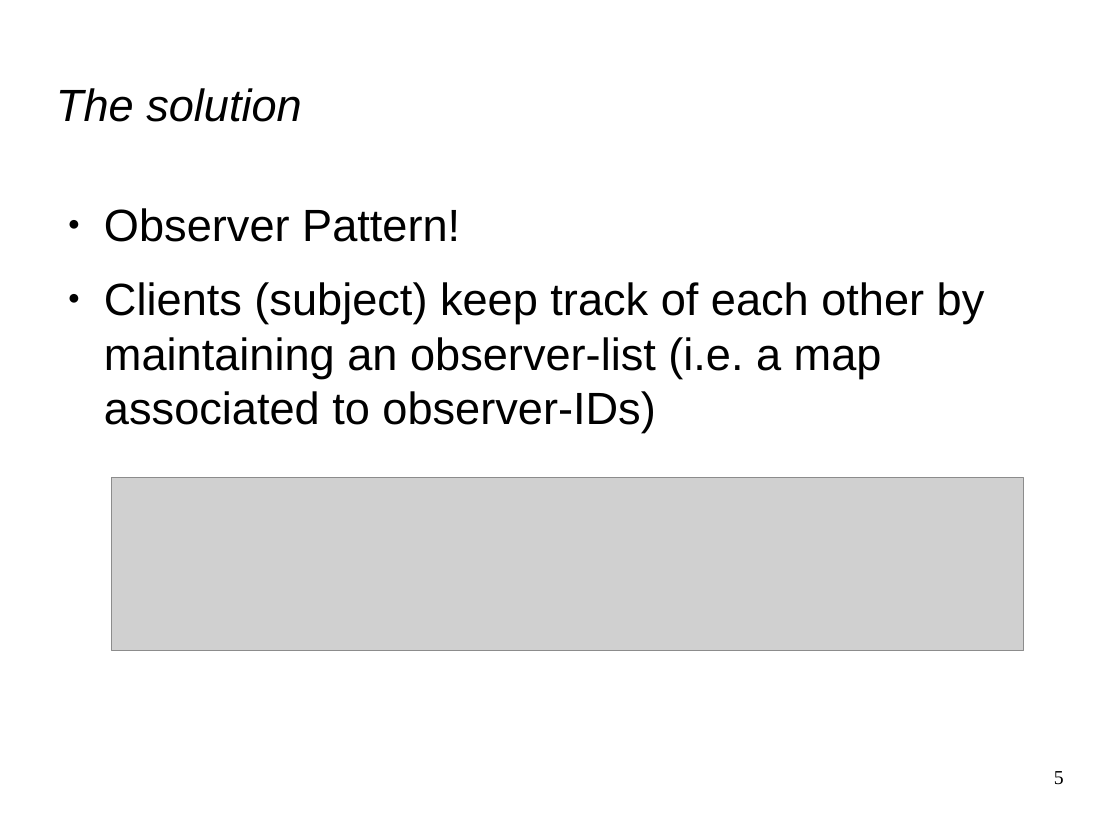
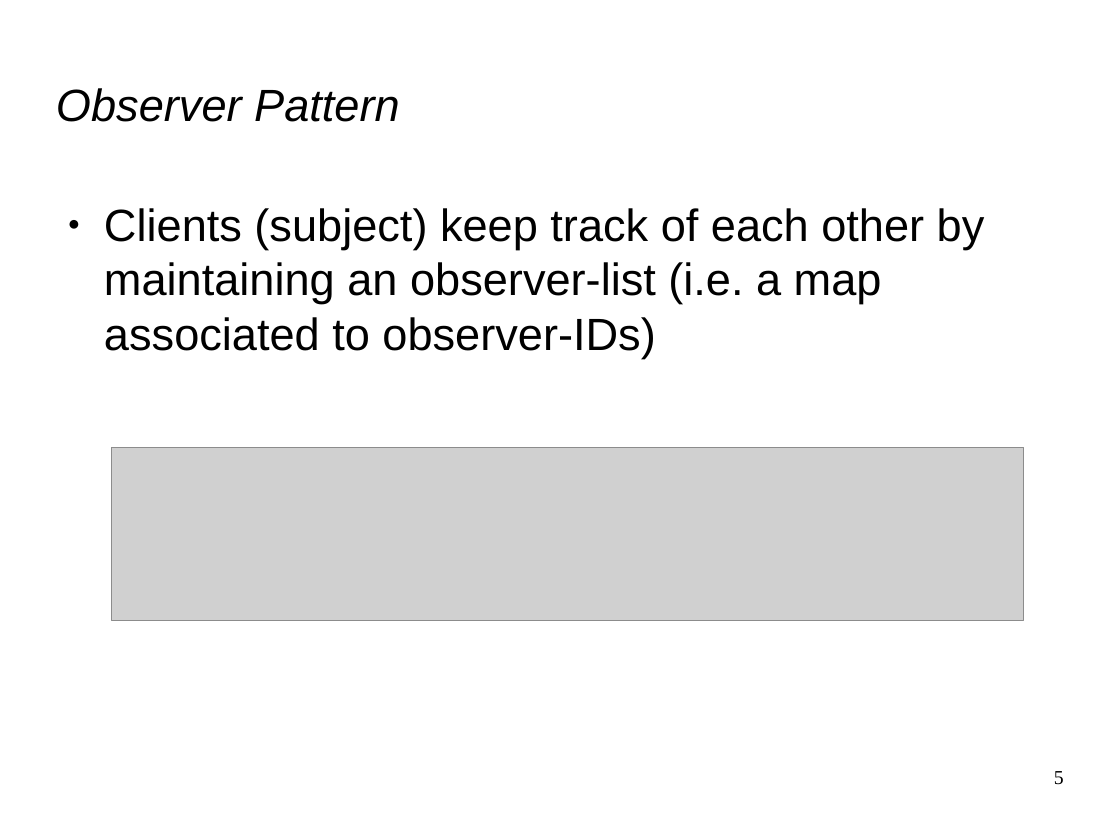
Before and after one commit to phil535/Massive-Multiplayer-Observer, a slide deck: slide 5 of Doc/pres_dp.odp. Drawn at 1120x840 pixels with LibreOffice and Linux fonts; fonts in the diff are those of the drawing; grey boxes stand for pictures. Boxes give left, top, right and bottom in pixels: in the first picture for what was removed or moved away, otherwise in the second. Text is boxed around its words. In the diff, an @@ line names an element or a change of style, - is before the commit and + after.

```diff
--- a/Doc/pres_dp.odp
+++ b/Doc/pres_dp.odp
@@ title at (56,88,399,122): text changed @@
-The solution
+Observer Pattern
@@ text at (104,208,460,242): paragraph removed @@
-● Observer Pattern!
@@ picture: place and size @@
-picture at (112,478,1024,650)
+picture at (112,447,1024,620)
```
Also in this commit, not shown: 6 other slides changed, 14 slides added, 1 slide removed.
